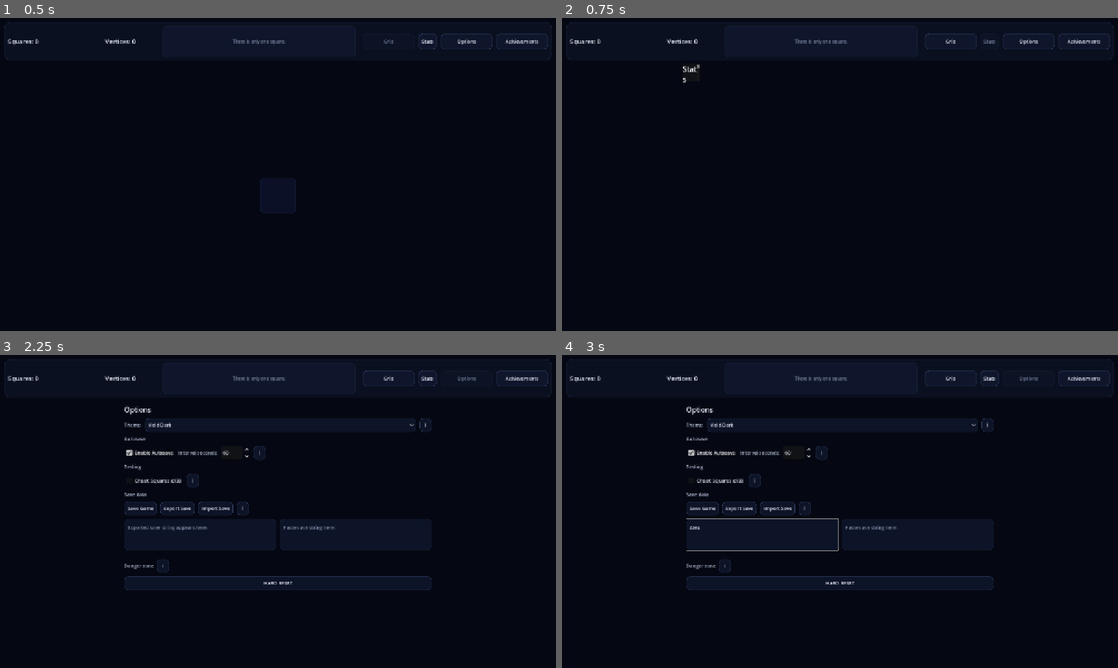
Above: before the commit, frames 1-4 (two rows, left to right).
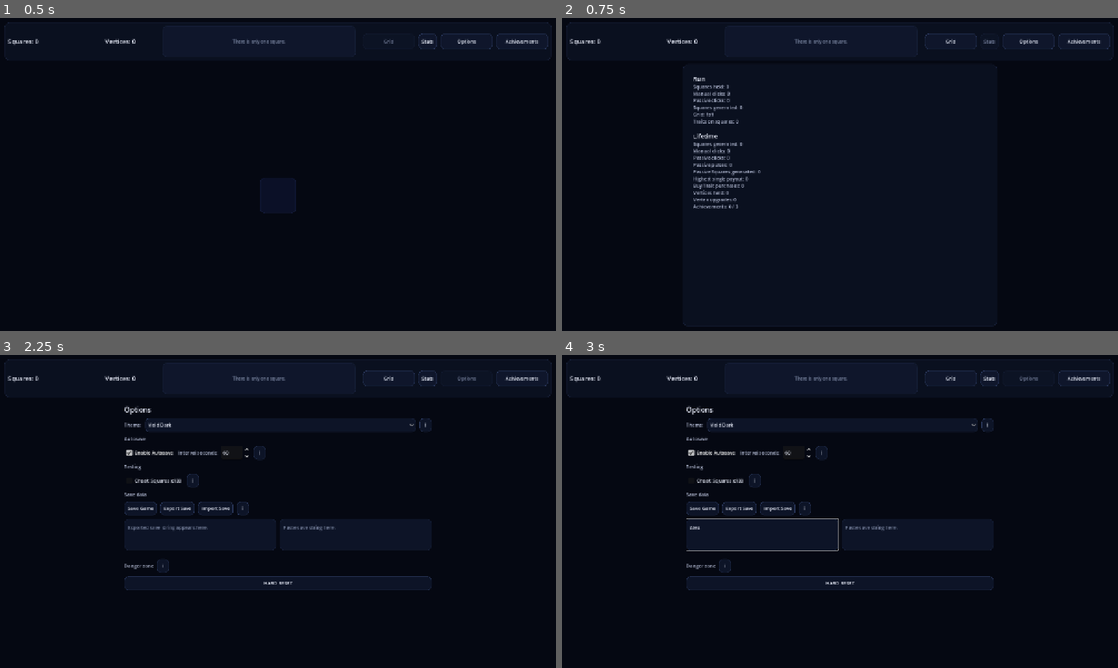
Above: after the commit, the same moments.

Repository: franciscoCapa27/Squared_2
Game: Godot game, scene res://scenes/main/Main.tscn
Two runs of this game, one before a commit and one after it. Both use one fixed random seed, a clock stepped at 60 frames per second and the inputs below.
Inputs (mouse positions are in pixels of both pictures, inside the frame that each line leads up to):
- Up to frame 1 (0.5 s): no input
- Up to frame 2 (0.75 s): click "Stats" at 0.5 s
- Up to frame 3 (2.25 s): click "Grid" at 1.25 s; click "Options" at 2 s
- Up to frame 4 (3 s): click (762, 533) at 2.77 s; type "Alex" at 2.85 s

Frame 1 is identical in both runs. In frame 2, 1.3% of the frame differs, in the area x 21-79%, y 14-99%; in frame 3, less than 0.1%; in frame 4, less than 0.1%.

Commit message:
feat(ui): build vertex shop and stats page

Diff:
--- a/squared-2/data/themes/desert_dusk.tres
+++ b/squared-2/data/themes/desert_dusk.tres
@@ -22,3 +22,12 @@
 success = Color(0.44, 0.82, 0.46, 1)
 warning = Color(1, 0.72, 0.18, 1)
 danger = Color(0.94, 0.28, 0.18, 1)
+font_size_resource = 14
+font_size_page_title = 16
+font_size_panel_title = 14
+font_size_card_title = 13
+font_size_body = 11
+font_size_detail = 10
+font_size_button = 11
+font_size_tiny = 8
+compact_text_scale = 0.84
--- a/squared-2/data/themes/ember_glow.tres
+++ b/squared-2/data/themes/ember_glow.tres
@@ -22,3 +22,12 @@
 success = Color(0.35, 0.88, 0.40, 1)
 warning = Color(1, 0.67, 0.12, 1)
 danger = Color(1, 0.20, 0.12, 1)
+font_size_resource = 14
+font_size_page_title = 16
+font_size_panel_title = 14
+font_size_card_title = 13
+font_size_body = 11
+font_size_detail = 10
+font_size_button = 11
+font_size_tiny = 8
+compact_text_scale = 0.84
--- a/squared-2/data/themes/forest_moss.tres
+++ b/squared-2/data/themes/forest_moss.tres
@@ -22,3 +22,12 @@
 success = Color(0.35, 0.92, 0.46, 1)
 warning = Color(0.94, 0.76, 0.22, 1)
 danger = Color(0.94, 0.28, 0.20, 1)
+font_size_resource = 14
+font_size_page_title = 16
+font_size_panel_title = 14
+font_size_card_title = 13
+font_size_body = 11
+font_size_detail = 10
+font_size_button = 11
+font_size_tiny = 8
+compact_text_scale = 0.84
--- a/squared-2/data/themes/lavender_mist.tres
+++ b/squared-2/data/themes/lavender_mist.tres
@@ -22,3 +22,12 @@
 success = Color(0.38, 0.88, 0.64, 1)
 warning = Color(1, 0.72, 0.38, 1)
 danger = Color(1, 0.38, 0.58, 1)
+font_size_resource = 14
+font_size_page_title = 16
+font_size_panel_title = 14
+font_size_card_title = 13
+font_size_body = 11
+font_size_detail = 10
+font_size_button = 11
+font_size_tiny = 8
+compact_text_scale = 0.84
--- a/squared-2/data/themes/monochrome_ice.tres
+++ b/squared-2/data/themes/monochrome_ice.tres
@@ -22,3 +22,12 @@
 success = Color(0.52, 0.88, 0.72, 1)
 warning = Color(0.92, 0.80, 0.48, 1)
 danger = Color(0.94, 0.46, 0.46, 1)
+font_size_resource = 14
+font_size_page_title = 16
+font_size_panel_title = 14
+font_size_card_title = 13
+font_size_body = 11
+font_size_detail = 10
+font_size_button = 11
+font_size_tiny = 8
+compact_text_scale = 0.84
--- a/squared-2/data/themes/neon_arcade.tres
+++ b/squared-2/data/themes/neon_arcade.tres
@@ -22,3 +22,12 @@
 success = Color(0.24, 1, 0.68, 1)
 warning = Color(1, 0.82, 0.16, 1)
 danger = Color(1, 0.22, 0.35, 1)
+font_size_resource = 14
+font_size_page_title = 16
+font_size_panel_title = 14
+font_size_card_title = 13
+font_size_body = 11
+font_size_detail = 10
+font_size_button = 11
+font_size_tiny = 8
+compact_text_scale = 0.84
--- a/squared-2/data/themes/oceanic.tres
+++ b/squared-2/data/themes/oceanic.tres
@@ -22,3 +22,12 @@
 success = Color(0.30, 0.90, 0.60, 1)
 warning = Color(1, 0.75, 0.25, 1)
 danger = Color(1, 0.28, 0.35, 1)
+font_size_resource = 14
+font_size_page_title = 16
+font_size_panel_title = 14
+font_size_card_title = 13
+font_size_body = 11
+font_size_detail = 10
+font_size_button = 11
+font_size_tiny = 8
+compact_text_scale = 0.84
--- a/squared-2/data/themes/retro_terminal.tres
+++ b/squared-2/data/themes/retro_terminal.tres
@@ -22,3 +22,12 @@
 success = Color(0.35, 1, 0.38, 1)
 warning = Color(1, 0.86, 0.20, 1)
 danger = Color(1, 0.30, 0.22, 1)
+font_size_resource = 14
+font_size_page_title = 16
+font_size_panel_title = 14
+font_size_card_title = 13
+font_size_body = 11
+font_size_detail = 10
+font_size_button = 11
+font_size_tiny = 8
+compact_text_scale = 0.84
--- a/squared-2/data/themes/solarized_day.tres
+++ b/squared-2/data/themes/solarized_day.tres
@@ -22,3 +22,12 @@
 success = Color(0.32, 0.52, 0.24, 1)
 warning = Color(0.72, 0.42, 0.08, 1)
 danger = Color(0.72, 0.18, 0.16, 1)
+font_size_resource = 14
+font_size_page_title = 16
+font_size_panel_title = 14
+font_size_card_title = 13
+font_size_body = 11
+font_size_detail = 10
+font_size_button = 11
+font_size_tiny = 8
+compact_text_scale = 0.84
--- a/squared-2/data/themes/sunset_coral.tres
+++ b/squared-2/data/themes/sunset_coral.tres
@@ -22,3 +22,12 @@
 success = Color(0.36, 0.86, 0.48, 1)
 warning = Color(1, 0.75, 0.18, 1)
 danger = Color(1, 0.20, 0.22, 1)
+font_size_resource = 14
+font_size_page_title = 16
+font_size_panel_title = 14
+font_size_card_title = 13
+font_size_body = 11
+font_size_detail = 10
+font_size_button = 11
+font_size_tiny = 8
+compact_text_scale = 0.84
--- a/squared-2/scenes/main/Main.tscn
+++ b/squared-2/scenes/main/Main.tscn
@@ -10,6 +10,7 @@
 [ext_resource type="Script" uid="uid://8mmn8xlnp7rn" path="res://scripts/ui/achievements_page.gd" id="6_ko0rf"]
 [ext_resource type="Script" uid="uid://byja7u42vbuc" path="res://scripts/ui/square_details_panel.gd" id="6_sjxhf"]
 [ext_resource type="Script" uid="uid://vlq180vt2gmu" path="res://scripts/ui/run_upgrades_panel.gd" id="8_ko0rf"]
+[ext_resource type="Script" path="res://scripts/ui/stats_page.gd" id="9_stats"]
 [ext_resource type="Script" path="res://scripts/ui/collapsible_panel_header.gd" id="9_collapsible"]
 [ext_resource type="PackedScene" path="res://scenes/ui/ContextualHelp.tscn" id="10_contextual_help"]
 [ext_resource type="PackedScene" path="res://scenes/ui/TriangleIndicator.tscn" id="11_triangle_indicator"]
@@ -420,6 +421,7 @@
 layout_mode = 2
 
 [node name="VertexShopTitle" type="Label" parent="RootMargin/MainVBox/BodyHBox/CenterPageRoot/VertexShopPage/VertexShopMargin/VertexShopVBox" unique_id=1050020084]
+unique_name_in_owner = true
 layout_mode = 2
 text = "Vertex Shop"
 
@@ -669,18 +671,33 @@
 [node name="StatsPage" type="PanelContainer" parent="RootMargin/MainVBox/BodyHBox/CenterPageRoot" unique_id=658308862]
 unique_name_in_owner = true
 visible = false
-layout_mode = 0
-offset_right = 40.0
-offset_bottom = 40.0
+layout_mode = 1
+anchors_preset = 15
+anchor_right = 1.0
+anchor_bottom = 1.0
+grow_horizontal = 2
+grow_vertical = 2
+script = ExtResource("9_stats")
 
 [node name="StatsMargin" type="MarginContainer" parent="RootMargin/MainVBox/BodyHBox/CenterPageRoot/StatsPage" unique_id=1731496513]
-layout_mode = 2
+layout_mode = 1
+anchors_preset = 15
+anchor_right = 1.0
+anchor_bottom = 1.0
+grow_horizontal = 2
+grow_vertical = 2
+theme_override_constants/margin_left = 16
+theme_override_constants/margin_top = 16
+theme_override_constants/margin_right = 16
+theme_override_constants/margin_bottom = 16
 
 [node name="StatsLabel" type="RichTextLabel" parent="RootMargin/MainVBox/BodyHBox/CenterPageRoot/StatsPage/StatsMargin" unique_id=152981671]
-layout_mode = 2
+unique_name_in_owner = true
+layout_mode = 2
+size_flags_horizontal = 3
+size_flags_vertical = 3
 bbcode_enabled = true
-text = "Stats page placeholder.
-Run stats, lifetime stats, and detailed square data will live here."
+text = "Run statistics will appear here."
 
 [node name="RightPanel" type="VBoxContainer" parent="RootMargin/MainVBox/BodyHBox" unique_id=772359619]
 unique_name_in_owner = true
--- a/squared-2/scripts/main/main.gd
+++ b/squared-2/scripts/main/main.gd
@@ -29,7 +29,7 @@
 @onready var run_upgrades_panel: RunUpgradesPanel = %RunUpgradesPanel
 
 @onready var stats_tab_button: Button = %StatsTabButton
-@onready var stats_page: Control = %StatsPage
+@onready var stats_page: StatsPage = %StatsPage
 
 @onready var root_margin: MarginContainer = %RootMargin
 @onready var main_v_box: VBoxContainer = %MainVBox
@@ -271,6 +271,7 @@
 
 func _on_stats_tab_pressed() -> void:
 	_show_center_page("stats")
+	stats_page.refresh()
 # ------------------------------------------------------------------------------
 # Resource Labels / Story
 # ------------------------------------------------------------------------------
--- /dev/null
+++ b/squared-2/scripts/ui/stats_page.gd
@@ -0,0 +1,117 @@
+extends Control
+class_name StatsPage
+
+@onready var stats_label: RichTextLabel = %StatsLabel
+
+
+func _ready() -> void:
+	EventBus.squares_changed.connect(_on_state_changed)
+	EventBus.vertices_changed.connect(_on_state_changed)
+	EventBus.trait_purchase_changed.connect(_on_trait_purchase_changed)
+	EventBus.grid_changed.connect(_on_state_changed)
+	PassiveSystem.passive_state_changed.connect(_on_state_changed)
+	VertexUpgradeSystem.vertex_upgrades_changed.connect(_on_state_changed)
+	AchievementSystem.achievements_changed.connect(_on_state_changed)
+	ThemeSystem.theme_changed.connect(_apply_theme)
+	_apply_theme()
+	refresh()
+
+
+func refresh() -> void:
+	var run_manual_clicks: int = 0
+	var run_passive_clicks: int = 0
+	var run_squares_generated: float = 0.0
+	var lifetime_manual_clicks: int = 0
+	var lifetime_passive_clicks: int = 0
+	var lifetime_squares_generated: float = 0.0
+	var highest_single_payout: float = 0.0
+	var traited_squares: int = 0
+
+	for square_id: String in GameState.square_ids:
+		var square_data: SquareData = GameState.get_square(square_id)
+		if square_data == null:
+			continue
+
+		run_manual_clicks += square_data.run_manual_clicks
+		run_passive_clicks += square_data.run_passive_clicks
+		run_squares_generated += square_data.run_squares_generated
+		lifetime_manual_clicks += square_data.lifetime_manual_clicks
+		lifetime_passive_clicks += square_data.lifetime_passive_clicks
+		lifetime_squares_generated += square_data.lifetime_squares_generated
+		highest_single_payout = max(highest_single_payout, square_data.highest_single_payout)
+		if square_data.has_traits():
+			traited_squares += 1
+
+	var passive_pulses: int = 0
+	var passive_squares: float = 0.0
+	for generator_instance: PassiveGeneratorInstance in PassiveSystem.get_all_generator_instances():
+		if generator_instance == null:
+			continue
+		passive_pulses += generator_instance.lifetime_pulses
+		passive_squares += generator_instance.lifetime_squares_generated
+
+	stats_label.text = "[font_size=%d][color=%s]Run[/color][/font_size]\n" % [
+		ThemeSystem.get_font_size("panel_title"),
+		ThemeSystem.get_color("text_primary").to_html(false)
+	]
+	stats_label.text += _format_stat_lines([
+		["Squares held", NumberFormatter.amount(GameState.squares)],
+		["Manual clicks", NumberFormatter.integer_amount(run_manual_clicks)],
+		["Passive clicks", NumberFormatter.integer_amount(run_passive_clicks)],
+		["Squares generated", NumberFormatter.amount(run_squares_generated)],
+		["Grid", "%sx%s" % [GameState.grid_size, GameState.grid_size]],
+		["Traits on squares", NumberFormatter.integer_amount(traited_squares)]
+	])
+	stats_label.text += "\n[font_size=%d][color=%s]Lifetime[/color][/font_size]\n" % [
+		ThemeSystem.get_font_size("panel_title"),
+		ThemeSystem.get_color("text_primary").to_html(false)
+	]
+	stats_label.text += _format_stat_lines([
+		["Squares generated", NumberFormatter.amount(lifetime_squares_generated)],
+		["Manual clicks", NumberFormatter.integer_amount(lifetime_manual_clicks)],
+		["Passive clicks", NumberFormatter.integer_amount(lifetime_passive_clicks)],
+		["Passive pulses", NumberFormatter.integer_amount(passive_pulses)],
+		["Passive Squares generated", NumberFormatter.amount(passive_squares)],
+		["Highest single payout", NumberFormatter.amount(highest_single_payout)],
+		["Buy Trait purchases", NumberFormatter.integer_amount(GameState.trait_purchase_count)],
+		["Vertices held", NumberFormatter.integer_amount(GameState.vertices)],
+		["Vertex upgrades", NumberFormatter.integer_amount(_get_purchased_upgrade_count())],
+		["Achievements", "%s / %s" % [
+			AchievementSystem.get_unlocked_count(),
+			AchievementDatabase.get_all_achievements().size()
+		]]
+	])
+
+
+func _format_stat_lines(lines: Array) -> String:
+	var result: Array[String] = []
+	for line: Array in lines:
+		result.append("[color=%s]%s:[/color] %s" % [
+			ThemeSystem.get_color("text_secondary").to_html(false),
+			line[0],
+			line[1]
+		])
+	return "\n".join(result) + "\n"
+
+
+func _get_purchased_upgrade_count() -> int:
+	var total: int = 0
+	for upgrade_id: String in VertexUpgradeSystem.unlocked_vertex_upgrades:
+		total += VertexUpgradeSystem.get_vertex_upgrade_purchase_count(upgrade_id)
+	return total
+
+
+func _apply_theme() -> void:
+	if stats_label == null:
+		return
+	add_theme_stylebox_override("panel", ThemeSystem.make_panel_style())
+	ThemeTextHelper.apply_body_rich_text(stats_label)
+	refresh()
+
+
+func _on_state_changed(_value: Variant = null) -> void:
+	refresh()
+
+
+func _on_trait_purchase_changed(_value: int) -> void:
+	refresh()
--- a/squared-2/scripts/ui/vertex_shop_page.gd
+++ b/squared-2/scripts/ui/vertex_shop_page.gd
@@ -5,22 +5,38 @@
 
 @onready var vertex_shop_description: RichTextLabel = %VertexShopDescription
 @onready var vertex_upgrade_list: VBoxContainer = %VertexUpgradeList
+@onready var vertex_shop_title: Label = %VertexShopTitle
 
 var vertex_upgrade_card_scene: PackedScene = preload("res://scenes/ui/VertexUpgradeCard.tscn")
 var vertex_upgrade_cards: Dictionary = {}
 
 
 func _ready() -> void:
+	ThemeSystem.theme_changed.connect(_on_theme_changed)
+	_apply_theme()
 	refresh()
 
 
 func refresh() -> void:
 	_rebuild_vertex_upgrade_list()
+	for card: VertexUpgradeCard in vertex_upgrade_cards.values():
+		card.refresh()
+
+
+func _apply_theme() -> void:
+	if vertex_shop_title == null:
+		return
+	ThemeTextHelper.apply_page_title(vertex_shop_title)
+	ThemeTextHelper.apply_body_rich_text(vertex_shop_description)
+
+
+func _on_theme_changed() -> void:
+	_apply_theme()
 
 
 func _rebuild_vertex_upgrade_list() -> void:
 	for child: Node in vertex_upgrade_list.get_children():
-		child.queue_free()
+		child.free()
 
 	vertex_upgrade_cards.clear()
 
Not shown, added: squared-2/scripts/ui/stats_page.gd.uid
